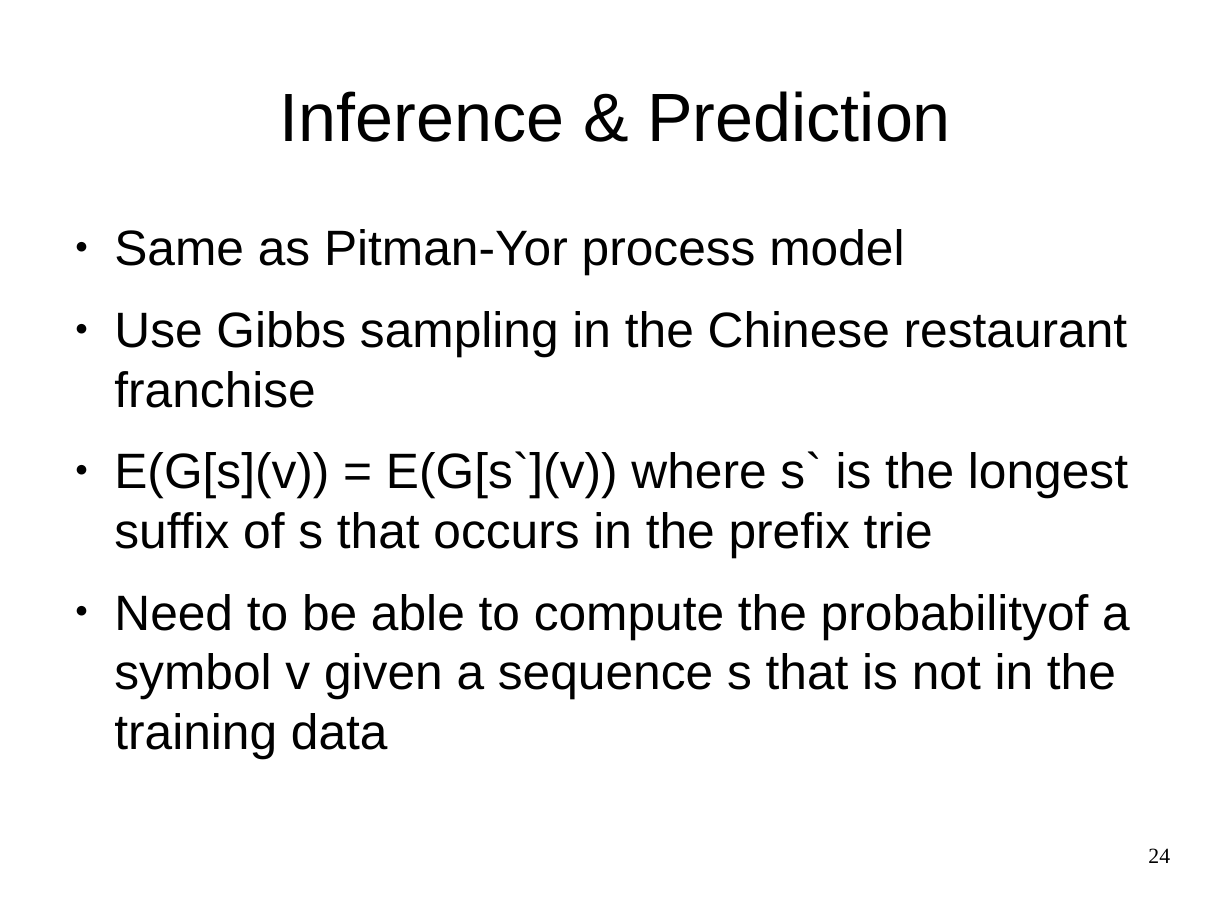
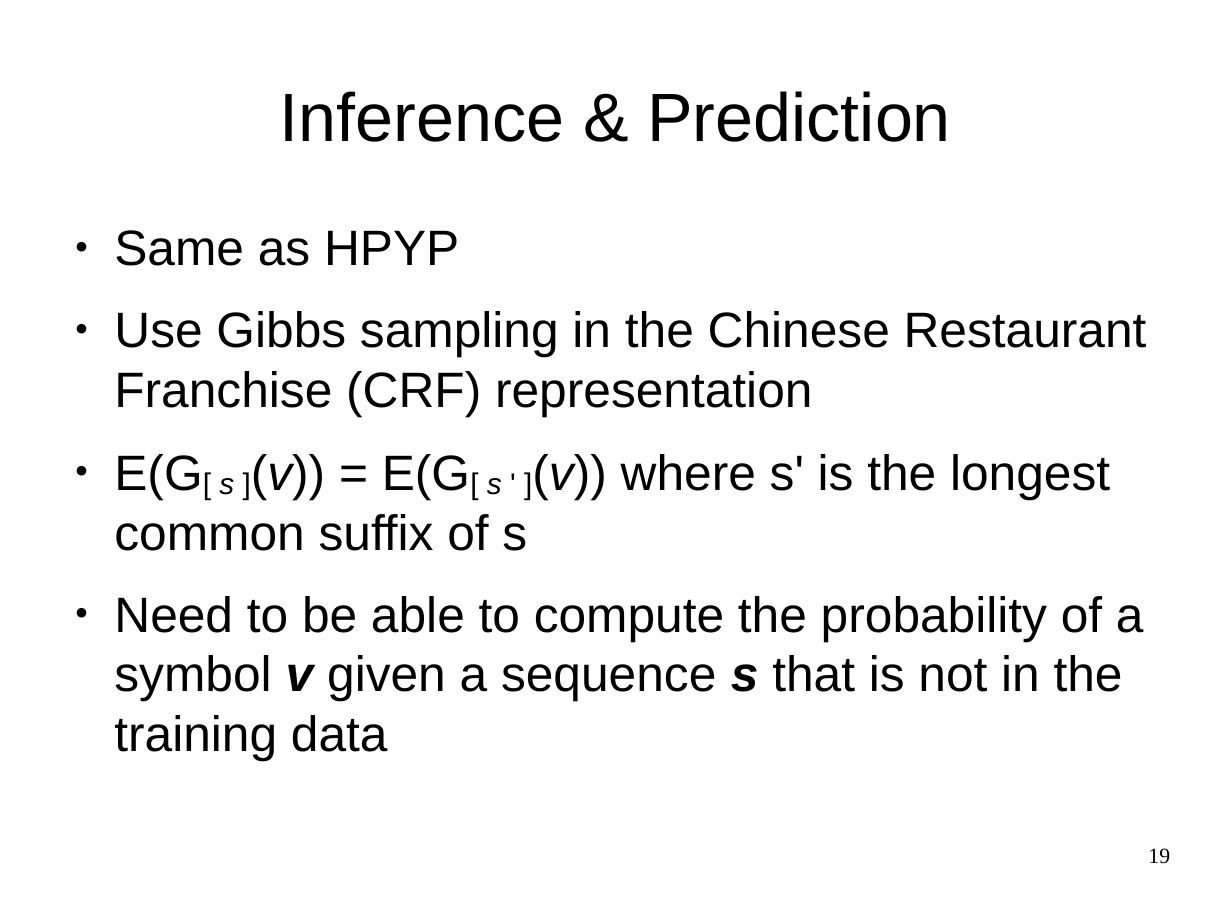
Before and after one commit to snadi/cs886, a slide deck: slide 19 of cs886/presentation/cs886_sarah-karim.odp (slide 24 before the commit). Drawn at 1232x924 pixels with LibreOffice and Linux fonts; fonts in the diff are those of the drawing. Boxes give left, top, right and bottom in pixels: in the first picture for what was removed or moved away, otherwise in the second. Text is boxed around its words. In the diff, an @@ line names an element or a change of style, - is before the commit and + after.

```diff
--- a/cs886/presentation/cs886_sarah-karim.odp
+++ b/cs886/presentation/cs886_sarah-karim.odp
@@ text at (114,230,1147,760): text changed @@
-● Same as Pitman-Yor process model
-● Use Gibbs sampling in the Chinese restaurant franchise
-● E(G[s](v)) = E(G[s`](v)) where s` is the longest suffix of s that occurs in the prefix trie
-● Need to be able to compute the probabilityof a symbol v given a sequence s that is not in the training data
+● Same as HPYP
+● Use Gibbs sampling in the Chinese Restaurant Franchise (CRF) representation
+● E(G[ s ](v)) = E(G[ s ' ](v)) where s' is the longest common suffix of s
+● Need to be able to compute the probability of a symbol v given a sequence s that is not in the training data
@@ page number at (1148,848,1170,864): text changed @@
-24
+19
```
Also in this commit, not shown: 14 other slides changed, 11 slides added, 12 slides removed.
